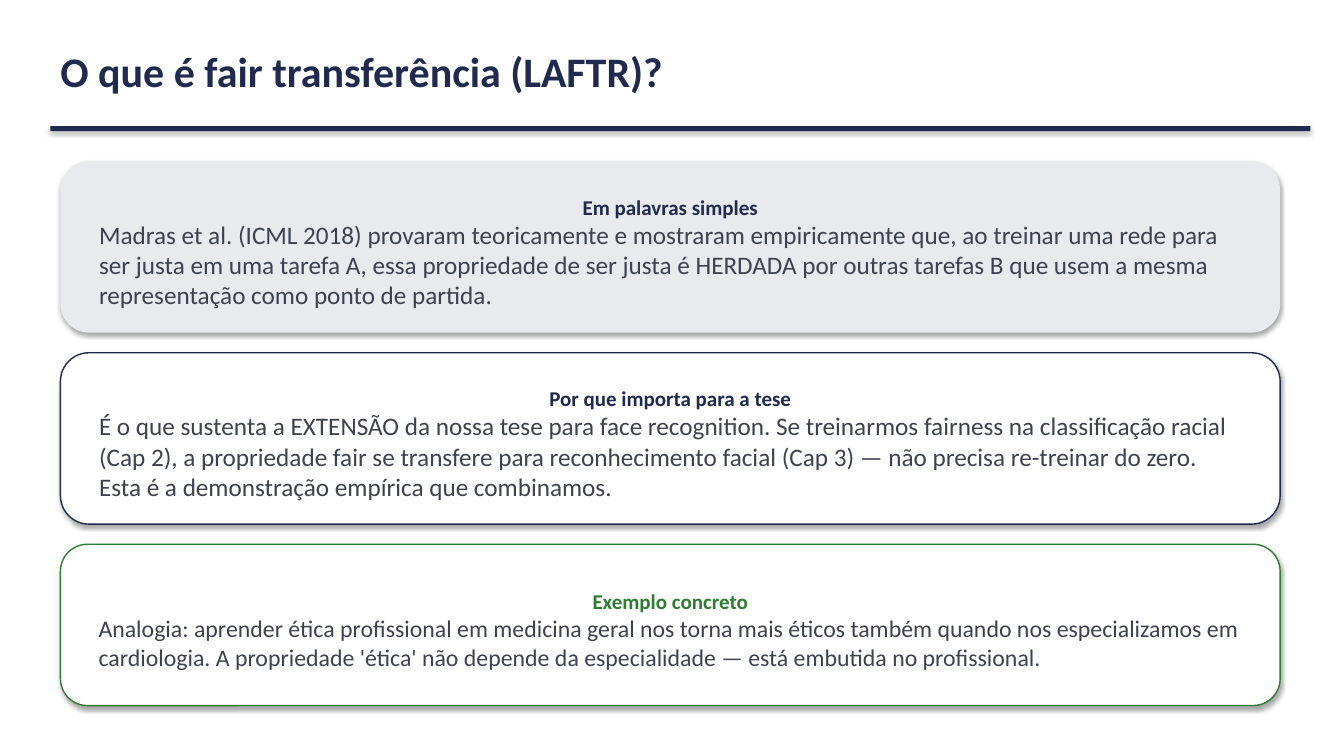
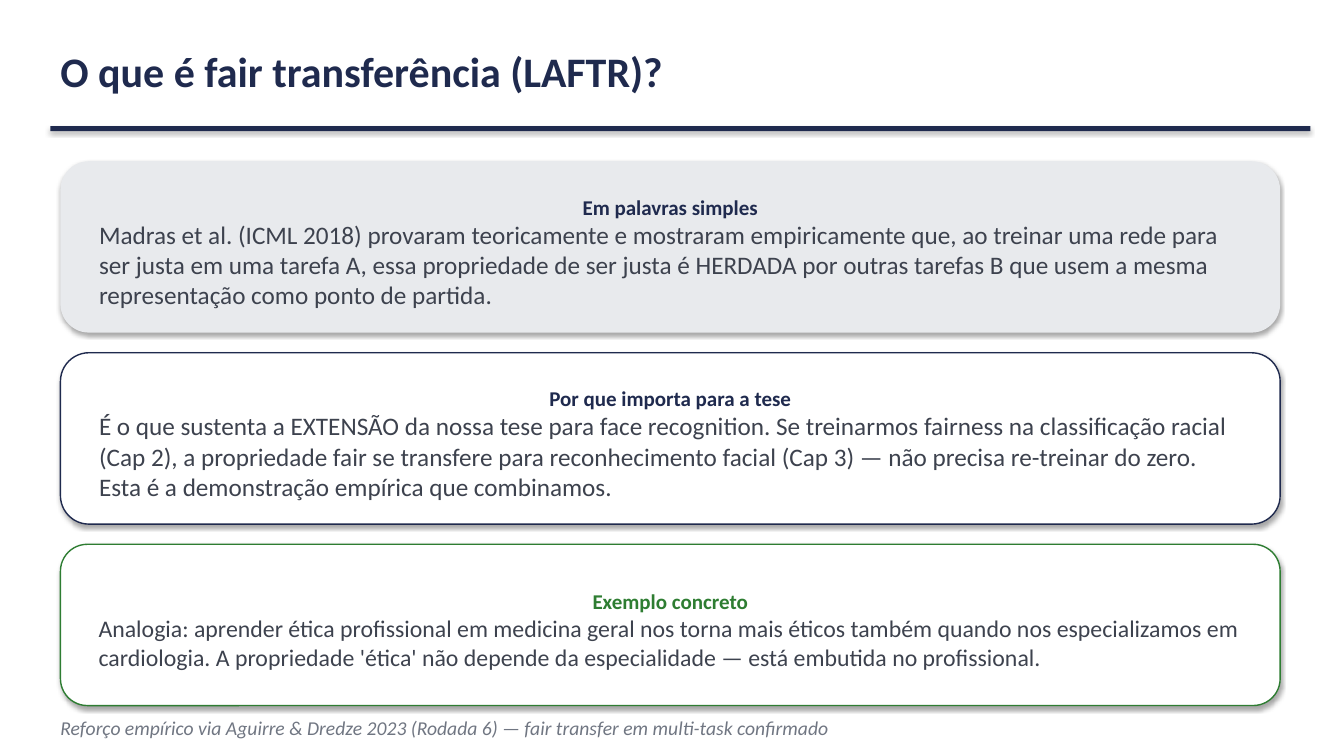
Before and after one commit to marcellozzetti/Facial-Recognition-Models-Mitigating-Bias, a slide deck: slide 17 of docs/ativo/material_reuniao_orientador_v3.2.1.pptx (slide 18 before the commit). Drawn at 1344x756 pixels with LibreOffice and Linux fonts; fonts in the diff are those of the drawing. Boxes give left, top, right and bottom in pixels: in the first picture for what was removed or moved away, otherwise in the second. Text is boxed around its words. In the diff, an @@ line names an element or a change of style, - is before the commit and + after.

```diff
--- a/docs/ativo/material_reuniao_orientador_v3.2.1.pptx
+++ b/docs/ativo/material_reuniao_orientador_v3.2.1.pptx
@@ text added at box(60, 721, 828, 739), 14 pt, text #707682, italic @@
+Reforço empírico via Aguirre & Dredze 2023 (Rodada 6) — fair transfer em multi-task confirmado
```
Also in this commit, not shown: 5 other slides changed, 1 slide removed, 1 other file.
